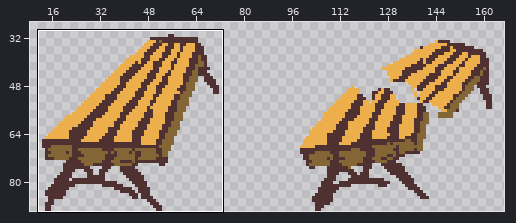
Sprite sheet, stored at Assets/Sprites/bench.png. Above, an overview of the earlier version with the close-up marked.
Close-up. Before:
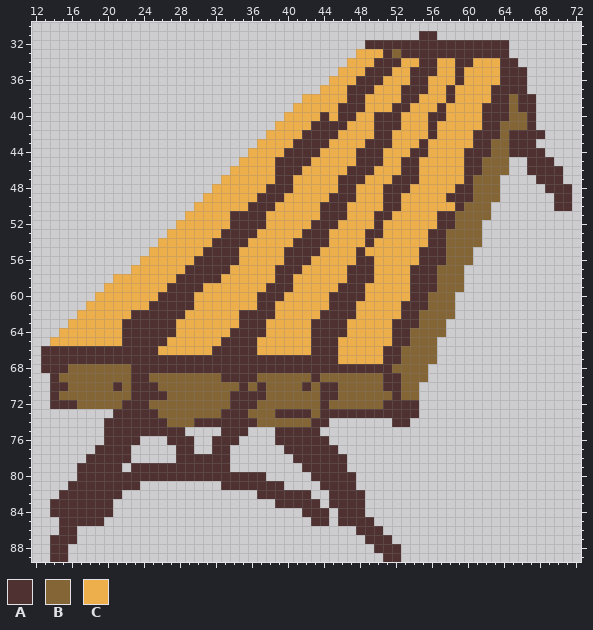
The file is 172x90 pixels. Shown: x 12..72, y 30..89. The wide view leaves out empty margins. The commit also changed other parts of the picture, which this record leaves out.
Palette (. is transparent): A #4f3131  B #846536  C #edae4c
Pixels before (only the part around the change), first column x 12:
30 .............................................................
31 ...........................................AA................
32 .....................................AAAAAAAAAAAAAAAA........
33 ....................................CCCABAAAAAAAAAAAA........
34 ...................................CCCAAACCAACCAACCCAA.......
35 ..................................CCCAAACCAAACCACCCCAAA......
36 .................................CCCAAACCCAACCCACCCCAAA......
37 ................................CCCAAACCCAAACCACCCCAAAA......
38 ..............................CCCCCAACCCCAACCCACCCCAABAA.....
39 .............................CCCCCAAACCCAACCCACCCCAAABAA.....
40 ............................CCCCACAACCAAACCCAACCCCAAABBA.....
41 ...........................CCCCAAAACCCAAACCCACCCCCAABBBA.....
42 ..........................CCCCAAAACCCCAACCCCACCCCAAABAAAA....
43 .........................CCCCAAAACCCCAAACCCACCCCCAABBAAA.....
44 ........................CCCCAAAACCCCAAACCCAACCCCAAABBAAAA....
45 .......................CCCCAAAACCCCCAAACCAACCCCCAABBB..AAA...
46 ......................CCCCCAAACCCCCAAACCCAACCCCCAABBB..AAAA..
47 .....................CCCCCCAACCCCCAAACCCAAACCCCCABBB....AAA..
48 ....................CCCCCCAAACCCCCAACCCAAACCCCCAABBB.....AAA.
49 ...................CCCCCCAAACCCCCAAACCCAACCCCCAAABBB......AA.
50 ..................CCCCCCAAACCCCCAAACCCCAACCCCCCABBB.......AA.
51 .................CCCCCAAAACCCCCCAAACCCAACCCCCAABBBB..........
52 ................CCCCCCAAAACCCCCAAACCCCACCCCCCAABBB...........
53 ...............CCCCCCAAAACCCCCAAACCCCAACCCCCAABBBB...........
54 ..............CCCCCCAAAACCCCCAAAACCCCACCCCCCAABBBB...........
55 .............CCCCCCAAAACCCCCAAAACCCCACCCCCCAAABBB............
56 ............CCCCCCAAAAACCCCCAAACCCCCAACCCCCAAABBB............
57 ...........CCCCCCAAAAACCCCCAAACCCCCAAACCCCAAABBB.............
58 .........CCCCCCCAAAAACCCCCCAACCCCCCAAACCCCAAABBB.............
59 ........CCCCCCCAAAACCCCCCCAAACCCCCAAACCCCCAAABBB.............
60 .......CCCCCCCAAAACCCCCCCAAACCCCCAAAACCCCCAABBB..............
61 ......CCCCCCCAAAAACCCCCCCAACCCCCCAAACCCCCAAABBB..............
62 .....CCCCCCAAAAAACCCCCCAAAACCCCCAAAACCCCCAABBBB..............
63 ....CCCCCCAAAAAACCCCCCCAAACCCCCAAAACCCCCAAABBB...............
64 ...CCCCCCCAAAAAACCCCCCAAAACCCCCAAAACCCCCAABBBB...............
65 ..CCCCCCCCAAAAACCCCCCAAAACCCCCCAAACCCCCCAABBB................
66 .AAAAAAAAAAAAACCCCCCAAAAACCCCCCAAACCCCCAABBBB................
67 .AAAAAAAAAAAAAAAAAAAAAAAAAAAAAAAAACCCCCAABBBB................
68 .AAABBBBBBBAAAAAAAAAAAAAAAAAAAAAAAAAAAAABBBB.................
69 ..ABBBBBBBBAABBBBBBBBAAAABBBBBBABBBBBBBAABBB.................
70 ..AABBBBBABAAABBBBBBBBBABABBBBABAABBBBBAABB..................
71 ..ABBBBBBBBAAAABBBBBBBAAAABBBBBBAABBBBBBABB..................
72 ..AAABBBBBAAABBBBBBBBBAAABBBBBBBABBBBBBAAAA..................
73 .........AAAAABBBBBBBAAABBBAAAABAAAAAAAAAAA..................
74 ........AAAAAAABBBAAAAAAABBBBBBAA.......AA...................
75 ........AAAAAAAAA....AAA...AAAAA.............................
76 ........AAAA...AAA..AAA....AAAAAA............................
77 .......AAAA.....AA..AA......AAAAAA...........................
78 ......AAAAA.....AAAAAA.......AAAAAA..........................
79 .....AAAAA.AAAAAAAAAAA........AAAAA..........................
80 .....AAAAAAAAAAAAAAAAAAAAA.....AAAAA.........................
81 ....AAAAAAAA.........AAAAAAA....AAAA.........................
82 ...AAAAAAA...............AAAAAA..AAAA........................
83 ..AAAAAAA..................AAAAA.AAAA........................
84 ..AAAAAAA.....................AAA.AAA........................
85 ...AAAAA.......................AA.AAAA.......................
86 ...AA...............................AAA......................
87 ..AAA................................AAA.....................
88 ..AA..................................AAA....................
89 ..AA...................................AA....................
New version:
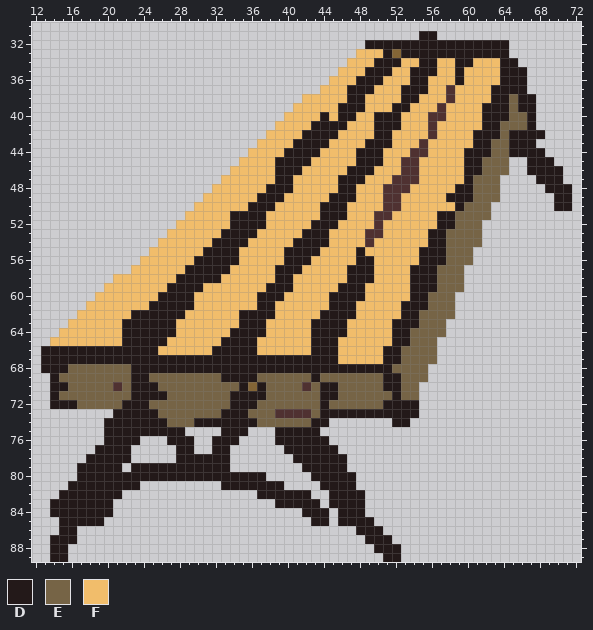
Colours new in this view: D #231919  E #766446  F #f1bd6b
Difference:
Changed rows in their new state; - is an unchanged pixel.
first column x 13:
31 ------------------------------------------DD---------------
32 ------------------------------------DDDDDDDDDDDDDDDD-------
33 -----------------------------------FFFD-DDDDDDDDDDDD-------
34 ----------------------------------FFFDDDFFDDFFDDFFFDD------
35 ---------------------------------FFFDDDFFDDDFFDFFFFDDD-----
36 --------------------------------FFFDDDFFFDDFFFDFFFFDDD-----
37 -------------------------------FFFDDDFFFDDDFF-FFFFDDDD-----
38 -----------------------------FFFFFDDFFFFDDFFF-FFFFDDEDD----
39 ----------------------------FFFFFDDDFFFDDFFF-FFFFDDDEDD----
40 ---------------------------FFFFDFDDFFDDDFFF--FFFFDDDEED----
41 --------------------------FFFFDDDDFFFDDDFFF-FFFFFDDEEED----
42 -------------------------FFFFDDDDFFFFDDFFFF-FFFFDDDEDDDD---
43 ------------------------FFFFDDDDFFFFDDDFFF-FFFFFDDEEDDD----
44 -----------------------FFFFDDDDFFFFDDDFFF--FFFFDDDEEDDDD---
45 ----------------------FFFFDDDDFFFFFDDDFF--FFFFFDDEEE--DDD--
46 ---------------------FFFFFDDDFFFFFDDDFFF--FFFFFDDEEE--DDDD-
47 --------------------FFFFFFDDFFFFFDDDFFF---FFFFFDEEE----DDD-
48 -------------------FFFFFFDDDFFFFFDDFFF---FFFFFDDEEE-----DDD
49 ------------------FFFFFFDDDFFFFFDDDFFF--FFFFFDDDEEE------DD
50 -----------------FFFFFFDDDFFFFFDDDFFFF--FFFFFFDEEE-------DD
51 ----------------FFFFFDDDDFFFFFFDDDFFF--FFFFFDDEEEE---------
52 ---------------FFFFFFDDDDFFFFFDDDFFFF-FFFFFFDDEEE----------
53 --------------FFFFFFDDDDFFFFFDDDFFFF--FFFFFDDEEEE----------
54 -------------FFFFFFDDDDFFFFFDDDDFFFF-FFFFFFDDEEEE----------
55 ------------FFFFFFDDDDFFFFFDDDDFFFFDFFFFFFDDDEEE-----------
56 -----------FFFFFFDDDDDFFFFFDDDFFFFFDDFFFFFDDDEEE-----------
57 ----------FFFFFFDDDDDFFFFFDDDFFFFFDDDFFFFDDDEEE------------
58 --------FFFFFFFDDDDDFFFFFFDDFFFFFFDDDFFFFDDDEEE------------
59 -------FFFFFFFDDDDFFFFFFFDDDFFFFFDDDFFFFFDDDEEE------------
60 ------FFFFFFFDDDDFFFFFFFDDDFFFFFDDDDFFFFFDDEEE-------------
61 -----FFFFFFFDDDDDFFFFFFFDDFFFFFFDDDFFFFFDDDEEE-------------
62 ----FFFFFFDDDDDDFFFFFFDDDDFFFFFDDDDFFFFFDDEEEE-------------
63 ---FFFFFFDDDDDDFFFFFFFDDDFFFFFDDDDFFFFFDDDEEE--------------
64 --FFFFFFFDDDDDDFFFFFFDDDDFFFFFDDDDFFFFFDDEEEE--------------
65 -FFFFFFFFDDDDDFFFFFFDDDDFFFFFFDDDFFFFFFDDEEE---------------
66 DDDDDDDDDDDDDFFFFFFDDDDDFFFFFFDDDFFFFFDDEEEE---------------
67 DDDDDDDDDDDDDDDDDDDDDDDDDDDDDDDDDFFFFFDDEEEE---------------
68 DDDEEEEEEEDDDDDDDDDDDDDDDDDDDDDDDDDDDDDEEEE----------------
69 -DEEEEEEEEDDEEEEEEEEDDDDEEEEEEDEEEEEEEDDEEE----------------
70 -DDEEEEE-EDDDEEEEEEEEED-DEEEE-EDDEEEEEDDEE-----------------
71 -DEEEEEEEEDDDDEEEEEEEDDDDEEEEEEDDEEEEEEDEE-----------------
72 -DDDEEEEEDDDEEEEEEEEEDDDEEEEEEEDEEEEEEDDDD-----------------
73 --------DDDDDEEEEEEEDDDEEE----EDDDDDDDDDDD-----------------
74 -------DDDDDDDEEEDDDDDDDEEEEEEDD-------DD------------------
75 -------DDDDDDDDD----DDD---DDDDD----------------------------
76 -------DDDD---DDD--DDD----DDDDDD---------------------------
77 ------DDDD-----DD--DD------DDDDDD--------------------------
78 -----DDDDD-----DDDDDD-------DDDDDD-------------------------
79 ----DDDDD-DDDDDDDDDDD--------DDDDD-------------------------
80 ----DDDDDDDDDDDDDDDDDDDDD-----DDDDD------------------------
81 ---DDDDDDDD---------DDDDDDD----DDDD------------------------
82 --DDDDDDD---------------DDDDDD--DDDD-----------------------
83 -DDDDDDD------------------DDDDD-DDDD-----------------------
84 -DDDDDDD---------------------DDD-DDD-----------------------
85 --DDDDD-----------------------DD-DDDD----------------------
86 --DD-------------------------------DDD---------------------
87 -DDD--------------------------------DDD--------------------
88 -DD----------------------------------DDD-------------------
89 -DD-----------------------------------DD-------------------
